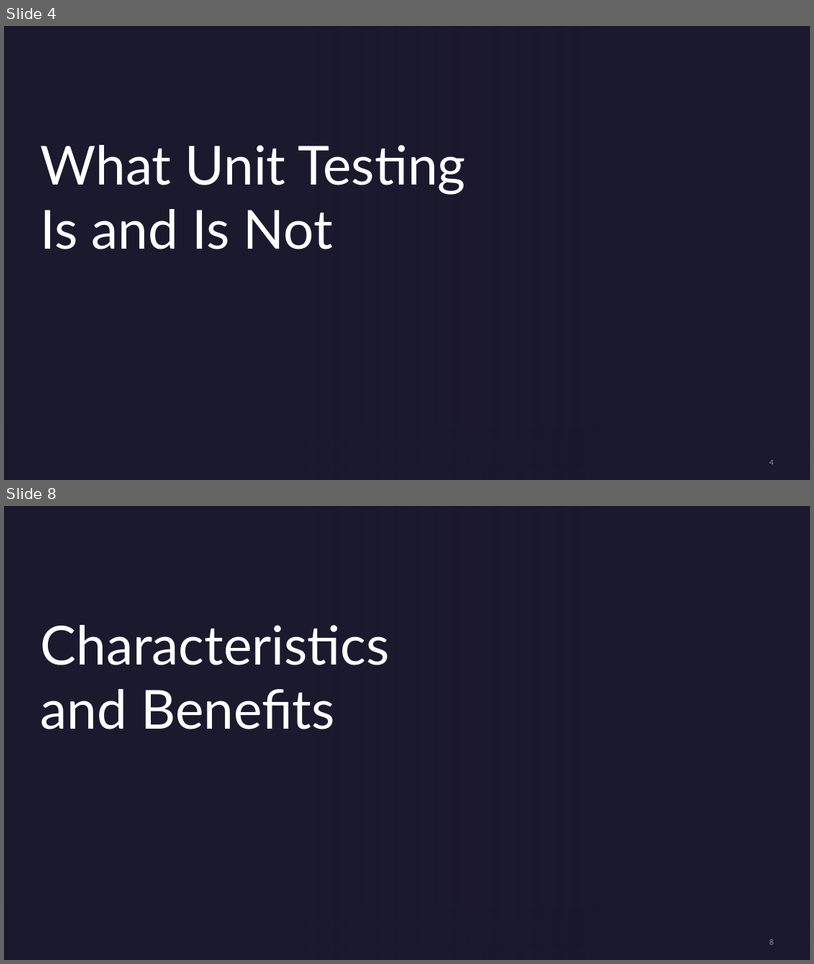
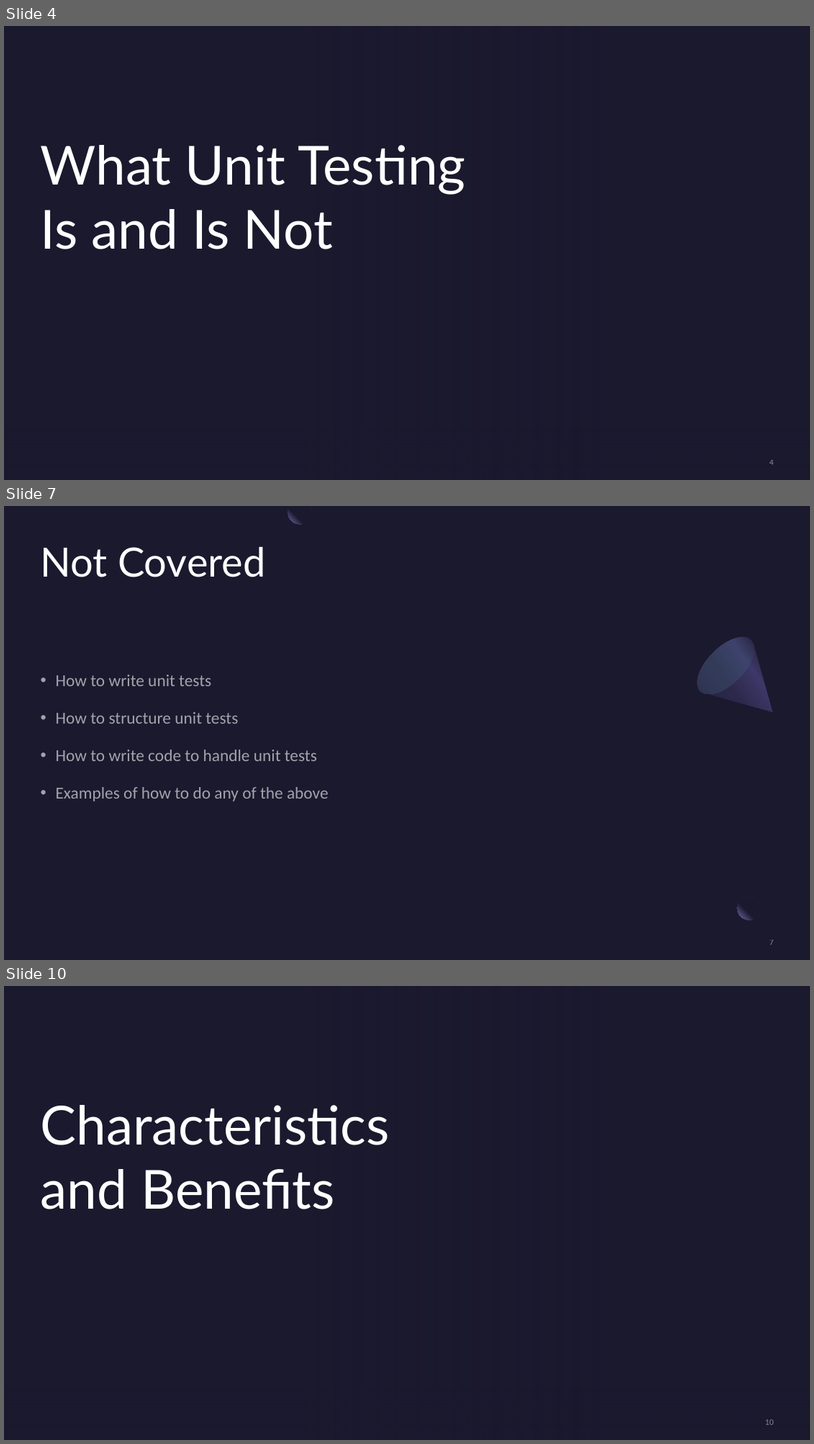
Before and after one commit to Three97/UnitTestingPresentation, a slide deck: PowerPoint/UnitTestingInCSharp.pptx. Shown one above the other, each under a label of ours: slides 4 and 8 before the commit, slides 4, 7 and 10 after it; the slides between them are not shown. The pictures are 814x964 and 814x1444 pixels, drawn with LibreOffice and Linux fonts; fonts in the diff are those of the drawing; background and template pictures are left out. Boxes give left, top, right and bottom in pixels: in the first picture for what was removed or moved away, otherwise in the second. Text is boxed around its words. In the diff, an @@ line names an element or a change of style, - is before the commit and + after.

```diff
--- a/PowerPoint/UnitTestingInCSharp.pptx
+++ b/PowerPoint/UnitTestingInCSharp.pptx
@@ slide 7 added at (4, 506, 810, 960), background #1B192E @@
@@ freeform shape added at (288, 506, 312, 524), fill gradient #1B192E to #7771B2 @@
@@ title added at (41, 546, 266, 577), 48 pt, text #FFFFFF @@
+Not Covered
@@ freeform shape added at (689, 627, 798, 737), fill gradient #2C284A to #3C3867 to #1B192E @@
@@ ellipse added at (689, 627, 764, 703), fill gradient #454075 to #5BEFC1 @@
@@ text added at (56, 674, 329, 801), 20 pt, text #FFFFFF at 60% opacity @@
+• How to write unit tests
+• How to structure unit tests
+• How to write code to handle unit tests
+• Examples of how to do any of the above
@@ rectangle added at (761, 891, 786, 915), fill #1B192E at 80% opacity @@
@@ ellipse added at (738, 896, 761, 920), fill gradient #1B192E to #7771B2 @@
@@ page number added at (770, 939, 774, 944), 10 pt, text #A6A6A6 at 80% opacity @@
+7
@@ what was slide 8 is now slide 10 @@
@@ page number at (766, 1419, 774, 1424): text changed @@
-8
+10
```
Also in this commit, not shown: 8 slides changed, 5 other slides added, 5 slides removed, 1 other file.
